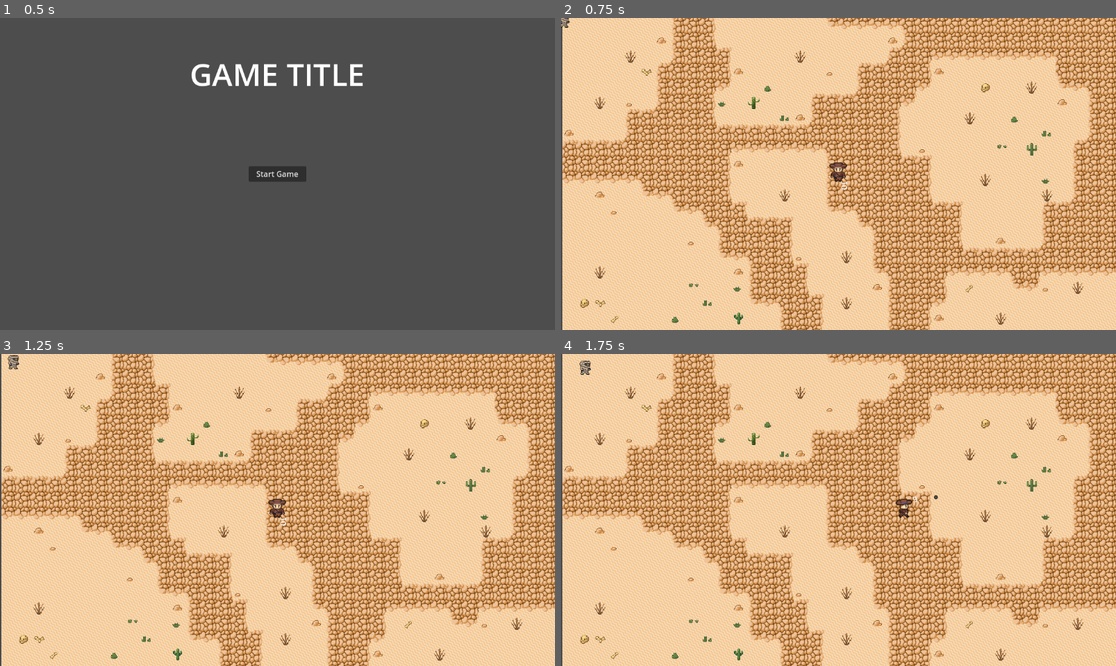
Above: before the commit, frames 1-4 (two rows, left to right).
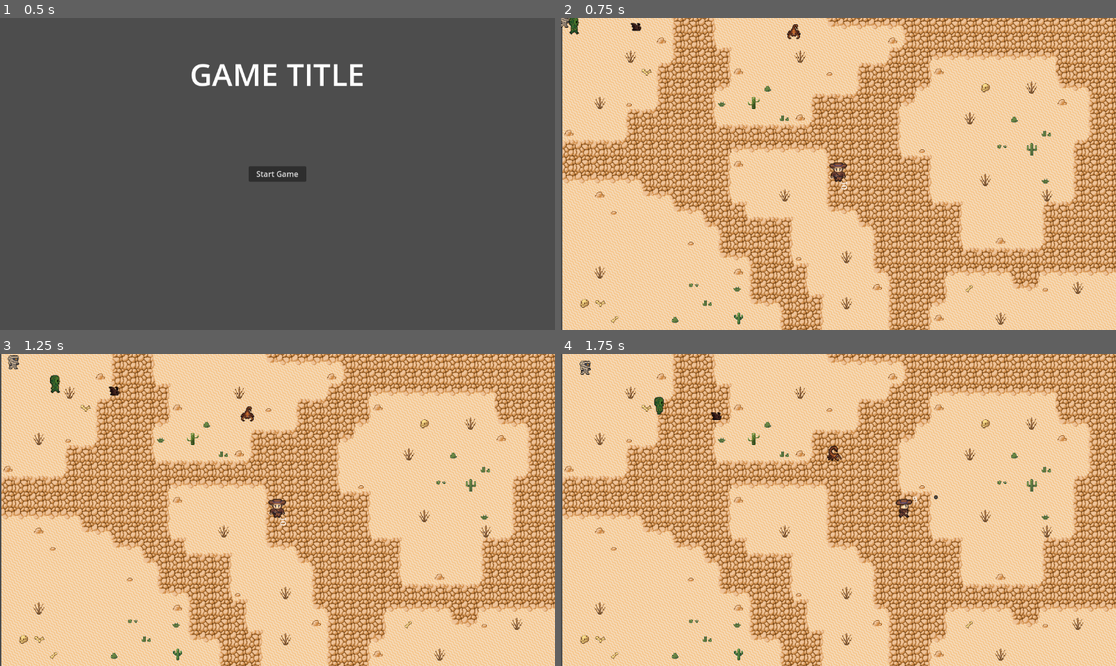
Above: after the commit, the same moments.

Repository: elloco02/gae-final-assignment
Game: Godot game, scene res://main_menu/main_menu.tscn
The game is run twice, just before and just after one commit, with the same random seed, the same clock (stepped at 60 frames per second) and the same inputs.
Inputs (mouse positions are in pixels of both pictures, inside the frame that each line leads up to):
- Up to frame 1 (0.5 s): no input
- Up to frame 2 (0.75 s): click "Start Game" at 0.5 s
- Up to frame 3 (1.25 s): no input
- Up to frame 4 (1.75 s): move the mouse to (960, 494) at 1.27 s; hold D (right) from 1.28 s (still down); click (960, 494) at 1.35 s

Frame 1 is identical in both runs. In frame 2, 0.2% of the frame differs, in the area x 1-44%, y 0-7%; in frame 3, 0.2%, in the area x 8-46%, y 6-22%; in frame 4, 0.2%.

Commit message:
updated mummy

Diff:
--- a/neues-spiel/assets/mummy/new_sprite_frames.tres
+++ b/neues-spiel/assets/mummy/new_sprite_frames.tres
@@ -1,113 +1,197 @@
-[gd_resource type="SpriteFrames" load_steps=24 format=3 uid="uid://dsuh10038dvim"]
+[gd_resource type="SpriteFrames" load_steps=36 format=3 uid="uid://dsuh10038dvim"]
 
 [ext_resource type="Texture2D" uid="uid://ddsmousq3g20q" path="res://assets/mummy/mummy-Sheet.png" id="1_p5bqu"]
 
+[sub_resource type="AtlasTexture" id="AtlasTexture_p5bqu"]
+atlas = ExtResource("1_p5bqu")
+region = Rect2(800, 0, 32, 32)
+
+[sub_resource type="AtlasTexture" id="AtlasTexture_oe5nv"]
+atlas = ExtResource("1_p5bqu")
+region = Rect2(832, 0, 32, 32)
+
+[sub_resource type="AtlasTexture" id="AtlasTexture_gahn3"]
+atlas = ExtResource("1_p5bqu")
+region = Rect2(864, 0, 32, 32)
+
+[sub_resource type="AtlasTexture" id="AtlasTexture_lalif"]
+atlas = ExtResource("1_p5bqu")
+region = Rect2(1088, 0, 32, 32)
+
+[sub_resource type="AtlasTexture" id="AtlasTexture_vu34w"]
+atlas = ExtResource("1_p5bqu")
+region = Rect2(1120, 0, 32, 32)
+
+[sub_resource type="AtlasTexture" id="AtlasTexture_ur7di"]
+atlas = ExtResource("1_p5bqu")
+region = Rect2(1152, 0, 32, 32)
+
+[sub_resource type="AtlasTexture" id="AtlasTexture_lg81u"]
+atlas = ExtResource("1_p5bqu")
+region = Rect2(992, 0, 32, 32)
+
+[sub_resource type="AtlasTexture" id="AtlasTexture_y14ba"]
+atlas = ExtResource("1_p5bqu")
+region = Rect2(1024, 0, 32, 32)
+
+[sub_resource type="AtlasTexture" id="AtlasTexture_yidc8"]
+atlas = ExtResource("1_p5bqu")
+region = Rect2(1056, 0, 32, 32)
+
+[sub_resource type="AtlasTexture" id="AtlasTexture_8tmud"]
+atlas = ExtResource("1_p5bqu")
+region = Rect2(896, 0, 32, 32)
+
+[sub_resource type="AtlasTexture" id="AtlasTexture_cehyi"]
+atlas = ExtResource("1_p5bqu")
+region = Rect2(928, 0, 32, 32)
+
+[sub_resource type="AtlasTexture" id="AtlasTexture_r41x7"]
+atlas = ExtResource("1_p5bqu")
+region = Rect2(960, 0, 32, 32)
+
 [sub_resource type="AtlasTexture" id="AtlasTexture_8sq7s"]
 atlas = ExtResource("1_p5bqu")
+region = Rect2(96, 0, 32, 32)
+
+[sub_resource type="AtlasTexture" id="AtlasTexture_g6d1q"]
+atlas = ExtResource("1_p5bqu")
+region = Rect2(128, 0, 32, 32)
+
+[sub_resource type="AtlasTexture" id="AtlasTexture_kmt4m"]
+atlas = ExtResource("1_p5bqu")
+region = Rect2(160, 0, 32, 32)
+
+[sub_resource type="AtlasTexture" id="AtlasTexture_dxee0"]
+atlas = ExtResource("1_p5bqu")
+region = Rect2(192, 0, 32, 32)
+
+[sub_resource type="AtlasTexture" id="AtlasTexture_yop07"]
+atlas = ExtResource("1_p5bqu")
 region = Rect2(224, 0, 32, 32)
 
-[sub_resource type="AtlasTexture" id="AtlasTexture_g6d1q"]
+[sub_resource type="AtlasTexture" id="AtlasTexture_vm8sm"]
 atlas = ExtResource("1_p5bqu")
 region = Rect2(256, 0, 32, 32)
 
-[sub_resource type="AtlasTexture" id="AtlasTexture_kmt4m"]
+[sub_resource type="AtlasTexture" id="AtlasTexture_e15if"]
+atlas = ExtResource("1_p5bqu")
+region = Rect2(640, 0, 32, 32)
+
+[sub_resource type="AtlasTexture" id="AtlasTexture_7mvur"]
+atlas = ExtResource("1_p5bqu")
+region = Rect2(672, 0, 32, 32)
+
+[sub_resource type="AtlasTexture" id="AtlasTexture_g7tbx"]
+atlas = ExtResource("1_p5bqu")
+region = Rect2(704, 0, 32, 32)
+
+[sub_resource type="AtlasTexture" id="AtlasTexture_7bmhl"]
+atlas = ExtResource("1_p5bqu")
+region = Rect2(736, 0, 32, 32)
+
+[sub_resource type="AtlasTexture" id="AtlasTexture_26m8g"]
+atlas = ExtResource("1_p5bqu")
+region = Rect2(768, 0, 32, 32)
+
+[sub_resource type="AtlasTexture" id="AtlasTexture_c1lo2"]
+atlas = ExtResource("1_p5bqu")
+region = Rect2(480, 0, 32, 32)
+
+[sub_resource type="AtlasTexture" id="AtlasTexture_py2n4"]
+atlas = ExtResource("1_p5bqu")
+region = Rect2(512, 0, 32, 32)
+
+[sub_resource type="AtlasTexture" id="AtlasTexture_sbcmp"]
+atlas = ExtResource("1_p5bqu")
+region = Rect2(544, 0, 32, 32)
+
+[sub_resource type="AtlasTexture" id="AtlasTexture_mpqol"]
+atlas = ExtResource("1_p5bqu")
+region = Rect2(576, 0, 32, 32)
+
+[sub_resource type="AtlasTexture" id="AtlasTexture_ygswd"]
+atlas = ExtResource("1_p5bqu")
+region = Rect2(608, 0, 32, 32)
+
+[sub_resource type="AtlasTexture" id="AtlasTexture_a4hgs"]
 atlas = ExtResource("1_p5bqu")
 region = Rect2(288, 0, 32, 32)
 
-[sub_resource type="AtlasTexture" id="AtlasTexture_dxee0"]
+[sub_resource type="AtlasTexture" id="AtlasTexture_jw6b3"]
 atlas = ExtResource("1_p5bqu")
 region = Rect2(320, 0, 32, 32)
 
-[sub_resource type="AtlasTexture" id="AtlasTexture_yop07"]
+[sub_resource type="AtlasTexture" id="AtlasTexture_edn22"]
 atlas = ExtResource("1_p5bqu")
 region = Rect2(352, 0, 32, 32)
 
-[sub_resource type="AtlasTexture" id="AtlasTexture_vm8sm"]
+[sub_resource type="AtlasTexture" id="AtlasTexture_h1p3j"]
 atlas = ExtResource("1_p5bqu")
 region = Rect2(384, 0, 32, 32)
 
-[sub_resource type="AtlasTexture" id="AtlasTexture_e15if"]
-atlas = ExtResource("1_p5bqu")
-region = Rect2(768, 0, 32, 32)
-
-[sub_resource type="AtlasTexture" id="AtlasTexture_7mvur"]
-atlas = ExtResource("1_p5bqu")
-region = Rect2(800, 0, 32, 32)
-
-[sub_resource type="AtlasTexture" id="AtlasTexture_g7tbx"]
-atlas = ExtResource("1_p5bqu")
-region = Rect2(832, 0, 32, 32)
-
-[sub_resource type="AtlasTexture" id="AtlasTexture_7bmhl"]
-atlas = ExtResource("1_p5bqu")
-region = Rect2(864, 0, 32, 32)
-
-[sub_resource type="AtlasTexture" id="AtlasTexture_26m8g"]
-atlas = ExtResource("1_p5bqu")
-region = Rect2(896, 0, 32, 32)
-
-[sub_resource type="AtlasTexture" id="AtlasTexture_c1lo2"]
-atlas = ExtResource("1_p5bqu")
-region = Rect2(608, 0, 32, 32)
-
-[sub_resource type="AtlasTexture" id="AtlasTexture_py2n4"]
-atlas = ExtResource("1_p5bqu")
-region = Rect2(640, 0, 32, 32)
-
-[sub_resource type="AtlasTexture" id="AtlasTexture_sbcmp"]
-atlas = ExtResource("1_p5bqu")
-region = Rect2(672, 0, 32, 32)
-
-[sub_resource type="AtlasTexture" id="AtlasTexture_mpqol"]
-atlas = ExtResource("1_p5bqu")
-region = Rect2(704, 0, 32, 32)
-
-[sub_resource type="AtlasTexture" id="AtlasTexture_ygswd"]
-atlas = ExtResource("1_p5bqu")
-region = Rect2(736, 0, 32, 32)
-
-[sub_resource type="AtlasTexture" id="AtlasTexture_a4hgs"]
+[sub_resource type="AtlasTexture" id="AtlasTexture_y4v5u"]
 atlas = ExtResource("1_p5bqu")
 region = Rect2(416, 0, 32, 32)
 
-[sub_resource type="AtlasTexture" id="AtlasTexture_jw6b3"]
+[sub_resource type="AtlasTexture" id="AtlasTexture_oiiob"]
 atlas = ExtResource("1_p5bqu")
 region = Rect2(448, 0, 32, 32)
-
-[sub_resource type="AtlasTexture" id="AtlasTexture_edn22"]
-atlas = ExtResource("1_p5bqu")
-region = Rect2(480, 0, 32, 32)
-
-[sub_resource type="AtlasTexture" id="AtlasTexture_h1p3j"]
-atlas = ExtResource("1_p5bqu")
-region = Rect2(512, 0, 32, 32)
-
-[sub_resource type="AtlasTexture" id="AtlasTexture_y4v5u"]
-atlas = ExtResource("1_p5bqu")
-region = Rect2(544, 0, 32, 32)
-
-[sub_resource type="AtlasTexture" id="AtlasTexture_oiiob"]
-atlas = ExtResource("1_p5bqu")
-region = Rect2(576, 0, 32, 32)
 
 [resource]
 animations = [{
-"frames": [],
+"frames": [{
+"duration": 1.0,
+"texture": SubResource("AtlasTexture_p5bqu")
+}, {
+"duration": 1.0,
+"texture": SubResource("AtlasTexture_oe5nv")
+}, {
+"duration": 1.0,
+"texture": SubResource("AtlasTexture_gahn3")
+}],
 "loop": true,
 "name": &"attack_down",
 "speed": 5.0
 }, {
-"frames": [],
+"frames": [{
+"duration": 1.0,
+"texture": SubResource("AtlasTexture_lalif")
+}, {
+"duration": 1.0,
+"texture": SubResource("AtlasTexture_vu34w")
+}, {
+"duration": 1.0,
+"texture": SubResource("AtlasTexture_ur7di")
+}],
 "loop": true,
 "name": &"attack_left",
 "speed": 5.0
 }, {
-"frames": [],
+"frames": [{
+"duration": 1.0,
+"texture": SubResource("AtlasTexture_lg81u")
+}, {
+"duration": 1.0,
+"texture": SubResource("AtlasTexture_y14ba")
+}, {
+"duration": 1.0,
+"texture": SubResource("AtlasTexture_yidc8")
+}],
 "loop": true,
 "name": &"attack_right",
 "speed": 5.0
 }, {
-"frames": [],
+"frames": [{
+"duration": 1.0,
+"texture": SubResource("AtlasTexture_8tmud")
+}, {
+"duration": 1.0,
+"texture": SubResource("AtlasTexture_cehyi")
+}, {
+"duration": 1.0,
+"texture": SubResource("AtlasTexture_r41x7")
+}],
 "loop": true,
 "name": &"attack_up",
 "speed": 5.0
--- a/neues-spiel/enemies/mummy/mummy.tscn
+++ b/neues-spiel/enemies/mummy/mummy.tscn
@@ -27,7 +27,7 @@
 
 [node name="AnimatedSprite2D" type="AnimatedSprite2D" parent="."]
 sprite_frames = ExtResource("2_bqawh")
-animation = &"attack_up"
+animation = &"walk_up"
 
 [node name="CollisionShape2D" type="CollisionShape2D" parent="."]
 shape = SubResource("RectangleShape2D_7t3o7")
--- a/neues-spiel/utility/level.tscn
+++ b/neues-spiel/utility/level.tscn
@@ -30,14 +30,11 @@
 player = NodePath("../../Player")
 
 [node name="CactusDude" parent="." instance=ExtResource("4_7lyf1")]
-visible = false
 
 [node name="Bat" parent="." instance=ExtResource("5_6utho")]
-visible = false
 position = Vector2(131, 0)
 
 [node name="Scorpion" parent="." instance=ExtResource("6_85qjo")]
-visible = false
 position = Vector2(474, 0)
 
 [node name="Mummy" parent="." instance=ExtResource("7_ba6om")]
Binary file changed: neues-spiel/assets/mummy/mummy-Sheet.png
